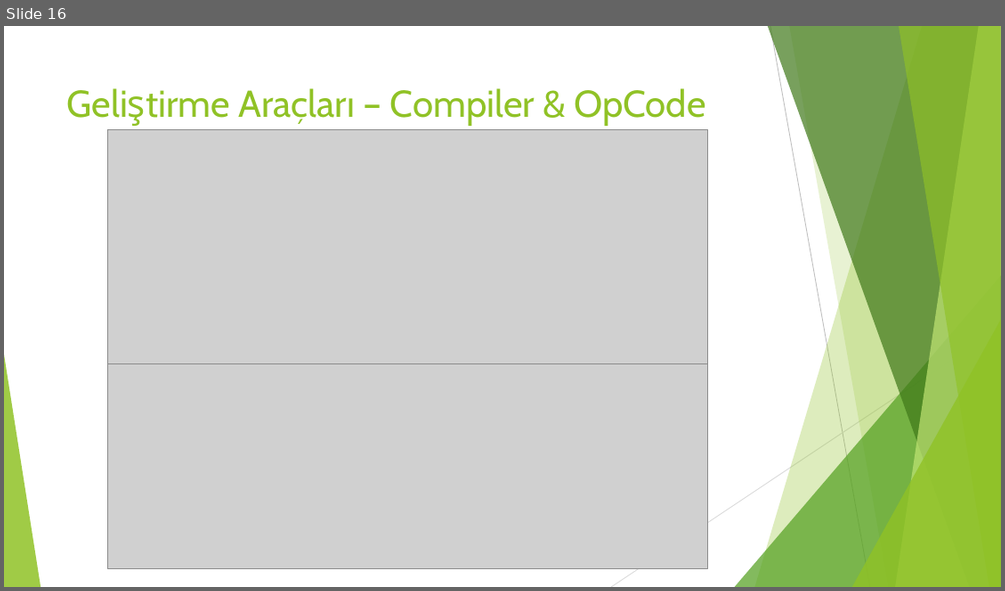
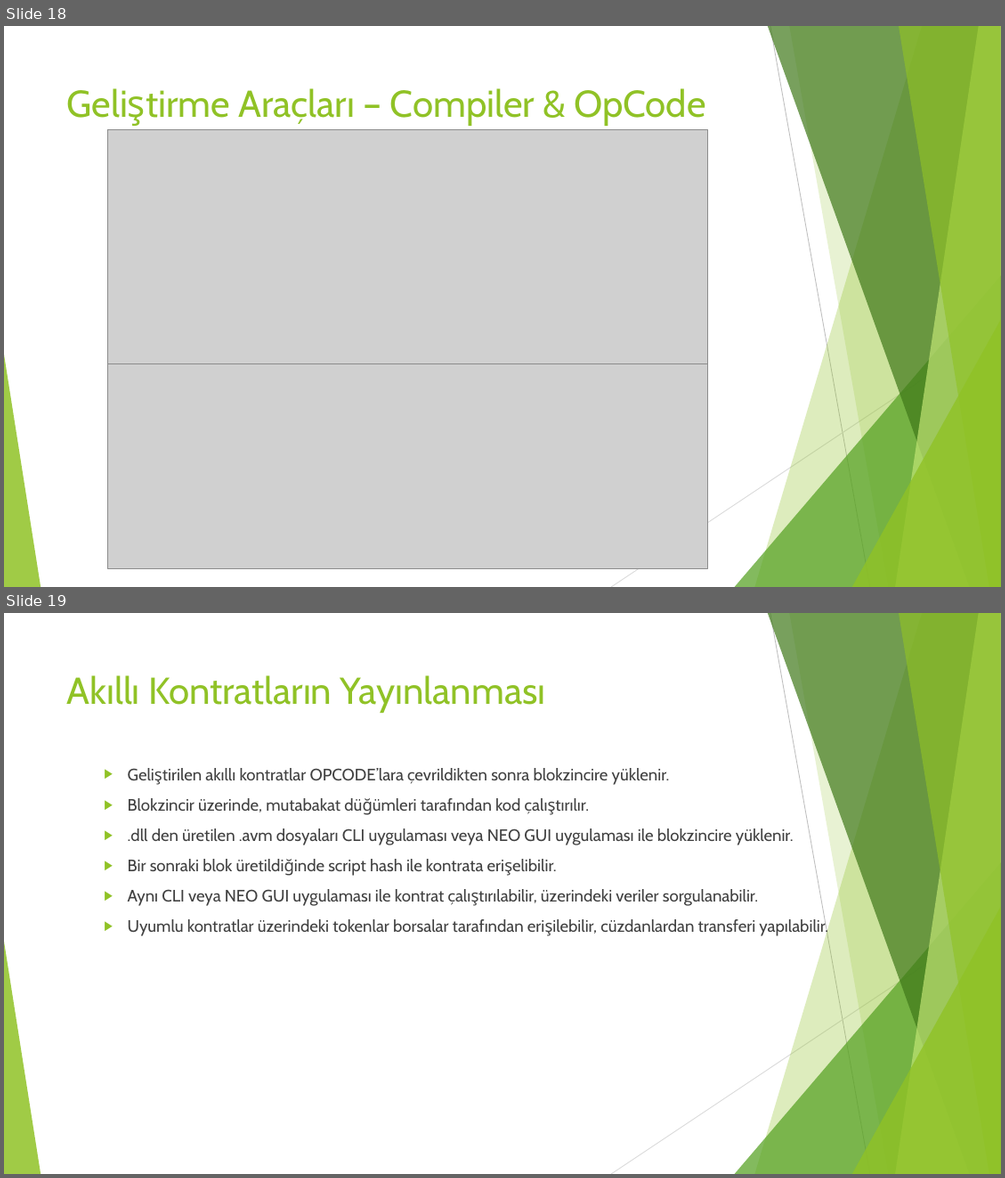
Before and after one commit to NeoBlockchainTurkey/SunumDosyalari, a slide deck: 12.05.2018 Marmara Blockchain Day/NEO Blokzinciri.pptx. Shown one above the other, each under a label of ours: slide 16 before the commit, slides 18 and 19 after it. The pictures are 1005x591 and 1005x1178 pixels, drawn with LibreOffice and Linux fonts; fonts in the diff are those of the drawing; grey boxes stand for pictures. Boxes give left, top, right and bottom in pixels: in the first picture for what was removed or moved away, otherwise in the second. Text is boxed around its words. In the diff, an @@ line names an element or a change of style, - is before the commit and + after.

```diff
--- a/12.05.2018 Marmara Blockchain Day/NEO Blokzinciri.pptx
+++ b/12.05.2018 Marmara Blockchain Day/NEO Blokzinciri.pptx
@@ slide 19 added at <box>4,613,1001,1174</box>, background #FFFFFF; not listed: 10 template elements that a slide beside it also shows @@
@@ title added at <box>67,675,546,713</box>, 36 pt, text #90C226 @@
+Akıllı Kontratların Yayınlanması
@@ text added at <box>128,768,828,937</box>, 16 pt, text #404040 @@
+  ▶ Geliştirilen akıllı kontratlar OPCODE’lara çevrildikten sonra blokzincire yüklenir.
+  ▶ Blokzincir üzerinde, mutabakat düğümleri tarafından kod çalıştırılır.
+  ▶ .dll den üretilen .avm dosyaları CLI uygulaması veya NEO GUI uygulaması ile blokzincire yüklenir.
+  ▶ Bir sonraki blok üretildiğinde script hash ile kontrata erişelibilir.
+  ▶ Aynı CLI veya NEO GUI uygulaması ile kontrat çalıştırılabilir, üzerindeki veriler sorgulanabilir.
+  ▶ Uyumlu kontratlar üzerindeki tokenlar borsalar tarafından erişilebilir, cüzdanlardan transferi yapılabilir.
@@ what was slide 16 is now slide 18 @@
```
Also in this commit, not shown: 3 slides changed, 6 other slides added, 17 slides removed, 10 other files.
